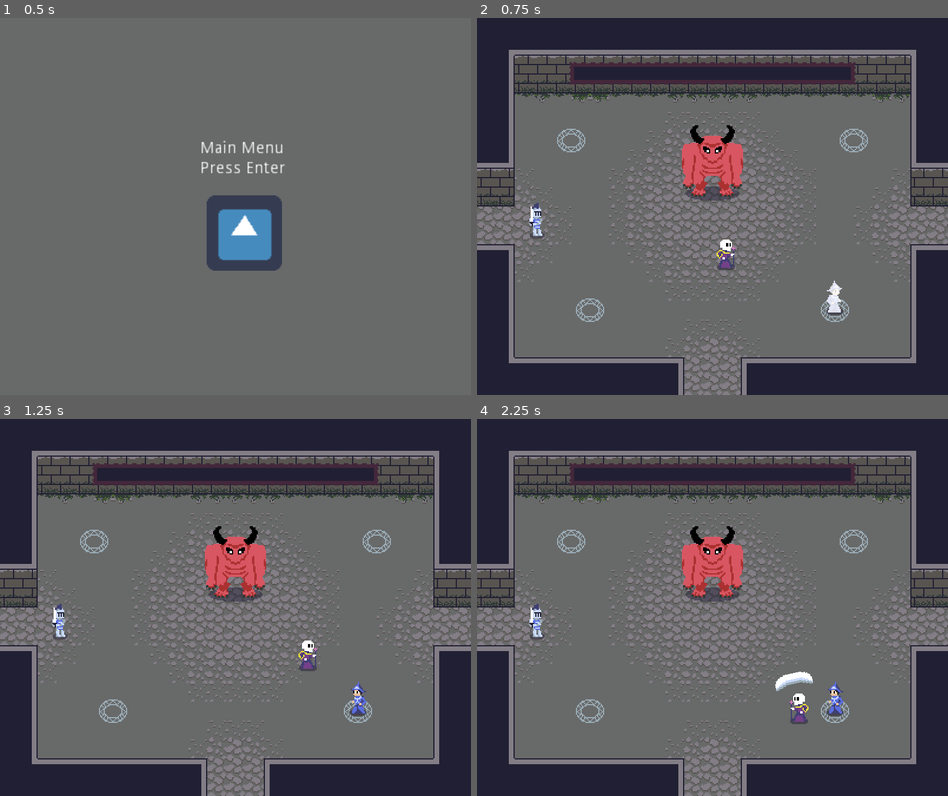
Above: before the commit, frames 1-4 (two rows, left to right).
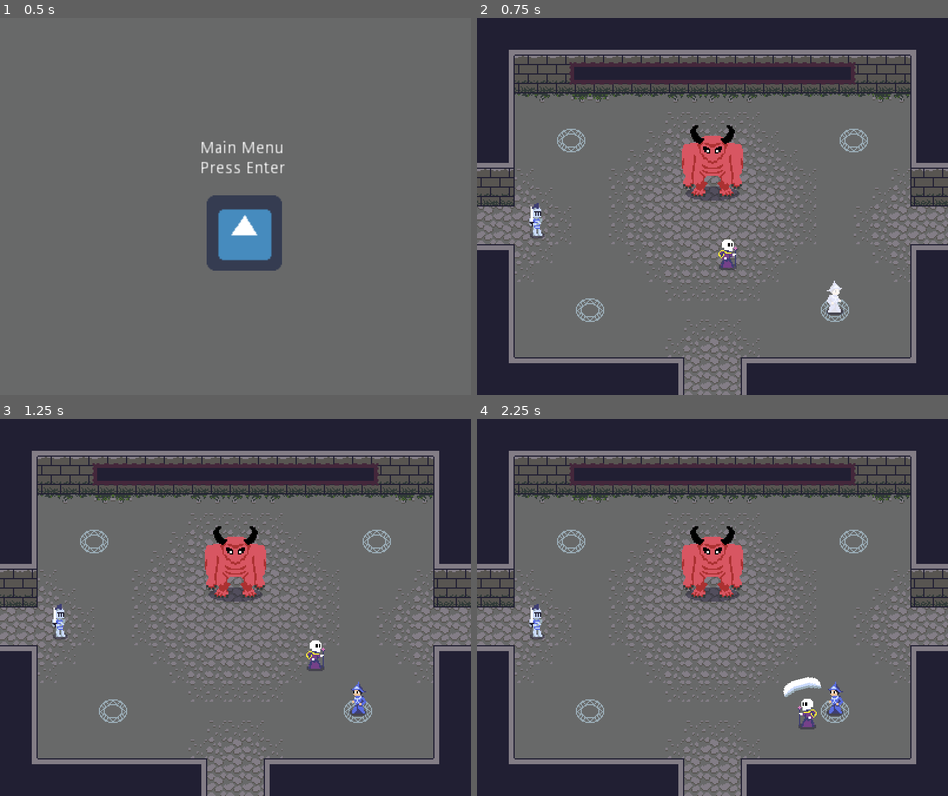
Above: after the commit, the same moments.

Repository: svntax/LD46-KeepItAlive
Game: Godot game, scene res://MainMenu/Main.tscn
Same seed, same stepped clock (60 frames per second), same inputs: the game is played once before the commit and once after it. The engine's default icon, where the game draws it, is replaced by a stand-in: a white triangle on a blue panel in a dark square.
Inputs (mouse positions are in pixels of both pictures, inside the frame that each line leads up to):
- Up to frame 1 (0.5 s): no input
- Up to frame 2 (0.75 s): tap Enter (ui_accept) at 0.5 s; move the mouse to (816, 187) at 0.52 s; hold Right (MOVE_RIGHT) from 0.53 s (still down); click (816, 187) at 0.6 s
- Up to frame 3 (1.25 s): keep holding Right (MOVE_RIGHT); tap Enter (ui_accept) at 0.77 s
- Up to frame 4 (2.25 s): move the mouse to (618, 626) at 1.27 s; release Right (MOVE_RIGHT) at 1.28 s; hold Down (MOVE_DOWN) 1.28-2.03 s; click (618, 626) at 1.35 s; tap Enter (ui_accept) at 1.52 s; move the mouse to (759, 524) at 2.02 s; hold Right (MOVE_RIGHT) from 2.03 s (still down); click (759, 524) at 2.1 s

Frame 1 is identical in both runs. In frame 2, 0.1% of the frame differs, in the area x 50-56%, y 58-67%; in frame 3, 0.3%; in frame 4, 0.7%, in the area x 63-74%, y 67-83%.
Error after the commit: Parse Error: A non-void function must return a value in all possible paths. (res://Allies/Boss.gd:82)

Commit message:
Buff Player and Minotaur
Sped up player, doubled minotaur health
and made a major fix to minotaur movement

Reduce knight stun immunity

Diff:
--- a/Allies/Boss.gd
+++ b/Allies/Boss.gd
@@ -10,7 +10,7 @@
 onready var velocity : Vector2 = Vector2()
 onready var knockback_velocity : Vector2 = Vector2()
 
-onready var health = 10
+onready var health = 20
 onready var is_dead = false
 
 onready var shoot_timer = $ShootTimer
@@ -82,12 +82,18 @@
 func get_coords_of_closest_adversary() -> Vector2:
     # Todo also have the monster included in this consideration
     var enemies = get_tree().get_nodes_in_group("Enemies")
-    if !enemies.empty(): # Need this check in case all enemies are dead at any moment
-        var enemy = get_tree().get_nodes_in_group("Enemies")[0]
-        return enemy.global_position
+    if enemies.empty(): # Need this check in case all enemies are dead at any moment
+        return Vector2(200, 160)
+    var closestPosition;
+    var closest = 999999;
+    for i in range(0, enemies.size()):
+        if enemies[i].global_position.distance_to(global_position) < closest:
+            closest = enemies[i].global_position.distance_to(global_position)
+            closestPosition = enemies[i].global_position
+        return closestPosition
 
     # Default to middle of level
-    return Vector2(200, 160)
+
 
 func kill() -> void:
     hide()
--- a/Enemies/KnightEnemy.gd
+++ b/Enemies/KnightEnemy.gd
@@ -52,7 +52,7 @@
     stunned_timer.connect("timeout", self, "_stunned_timer_finished")
 
     stun_immunity_timer.connect("timeout", self, "_stun_immunity_finished")
-    stun_immunity_timer.wait_time = 1.5
+    stun_immunity_timer.wait_time = 1.25
 
     hitbox.connect("body_entered", self, "_on_body_entered")
 
--- a/Enemies/KnightEnemy.tscn
+++ b/Enemies/KnightEnemy.tscn
@@ -5,17 +5,16 @@
 [ext_resource path="res://Enemies/knight_enemy_attack.png" type="Texture" id=3]
 [ext_resource path="res://shadow_small.png" type="Texture" id=4]
 
-[sub_resource type="RectangleShape2D" id=7]
+[sub_resource type="RectangleShape2D" id=1]
 extents = Vector2( 8, 14 )
 
-[sub_resource type="RectangleShape2D" id=1]
+[sub_resource type="RectangleShape2D" id=2]
 extents = Vector2( 6, 8 )
 
-[sub_resource type="RectangleShape2D" id=2]
+[sub_resource type="RectangleShape2D" id=3]
 extents = Vector2( 9, 12 )
 
-[sub_resource type="Animation" id=3]
-resource_name = "attack"
+[sub_resource type="Animation" id=4]
 length = 0.8
 step = 0.05
 tracks/0/type = "value"
@@ -144,8 +143,7 @@
 "values": [ Vector2( 1.2, 1 ) ]
 }
 
-[sub_resource type="Animation" id=5]
-resource_name = "rest"
+[sub_resource type="Animation" id=6]
 length = 0.1
 tracks/0/type = "value"
 tracks/0/path = NodePath("Body:visible")
@@ -235,13 +233,13 @@
 
 [node name="AnimationPlayer" type="AnimationPlayer" parent="."]
 autoplay = "rest"
-anims/attack = SubResource( 3 )
-anims/rest = SubResource( 4 )
+anims/attack = SubResource( 4 )
+anims/rest = SubResource( 5 )
 
 [node name="EffectsPlayer" type="AnimationPlayer" parent="."]
 autoplay = "rest"
-anims/rest = SubResource( 5 )
-anims/stun = SubResource( 6 )
+anims/rest = SubResource( 6 )
+anims/stun = SubResource( 7 )
 
 [node name="StunImmunityTimer" type="Timer" parent="."]
 one_shot = true
--- a/Player/Player.gd
+++ b/Player/Player.gd
@@ -1,6 +1,6 @@
 extends KinematicBody2D
 
-const WALK_SPEED = 100
+const WALK_SPEED = 110
 const REFLECT_SPEED = 4
 
 enum State {NORMAL, STUNNED}
Not shown: 4 places in Enemies/KnightEnemy.tscn that only renumber resources
